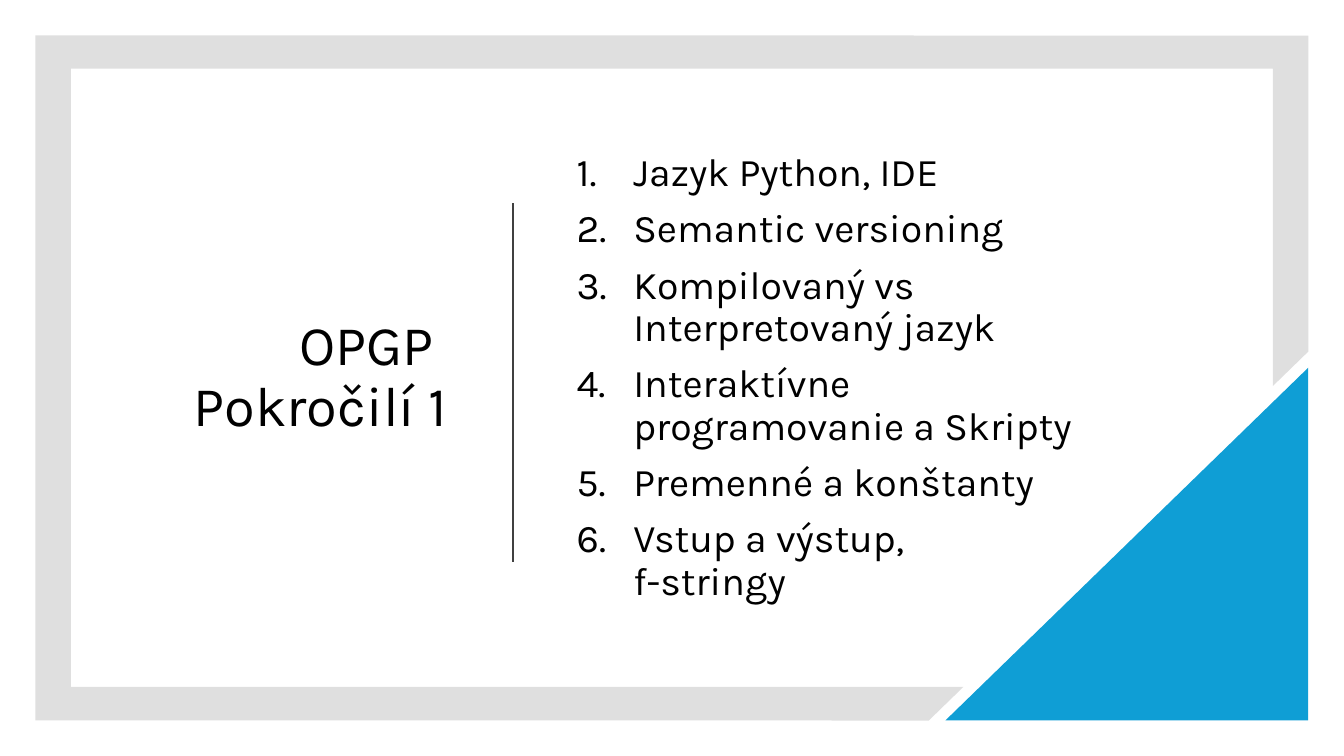
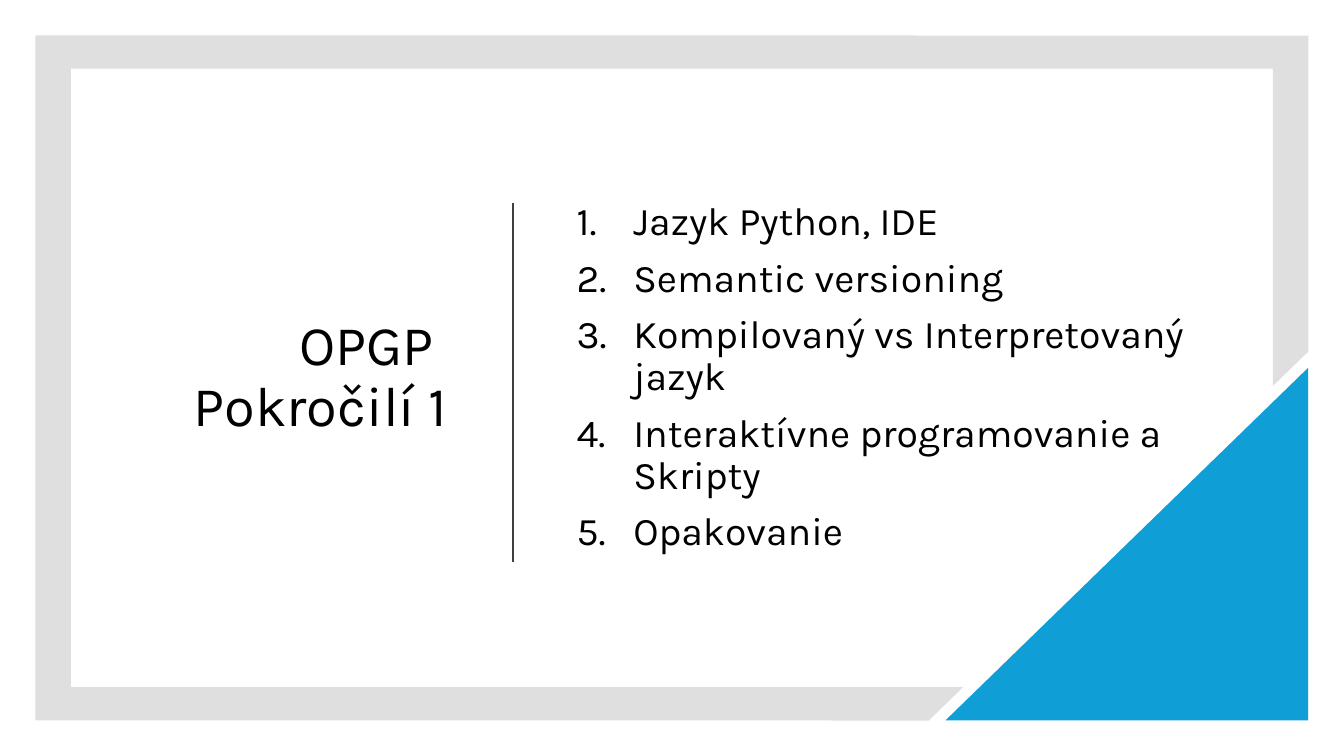
Before and after one commit to wagjo/oop, a slide deck: slide 3 of prezentacie/p01w.pptx (slide 2 before the commit). Drawn at 1344x756 pixels with LibreOffice and Linux fonts; fonts in the diff are those of the drawing. Boxes give left, top, right and bottom in pixels: in the first picture for what was removed or moved away, otherwise in the second. Text is boxed around its words. In the diff, an @@ line names an element or a change of style, - is before the commit and + after.

```diff
--- a/prezentacie/p01w.pptx
+++ b/prezentacie/p01w.pptx
@@ text at (x1=633, y1=518, x2=843, y2=555): text changed @@
-5. Premenné a konštanty
-6. Vstup a výstup,
-   f-stringy
+5. Opakovanie
```
Also in this commit, not shown: 7 other slides changed, 2 slides added, 3 slides removed, 2 other files.
